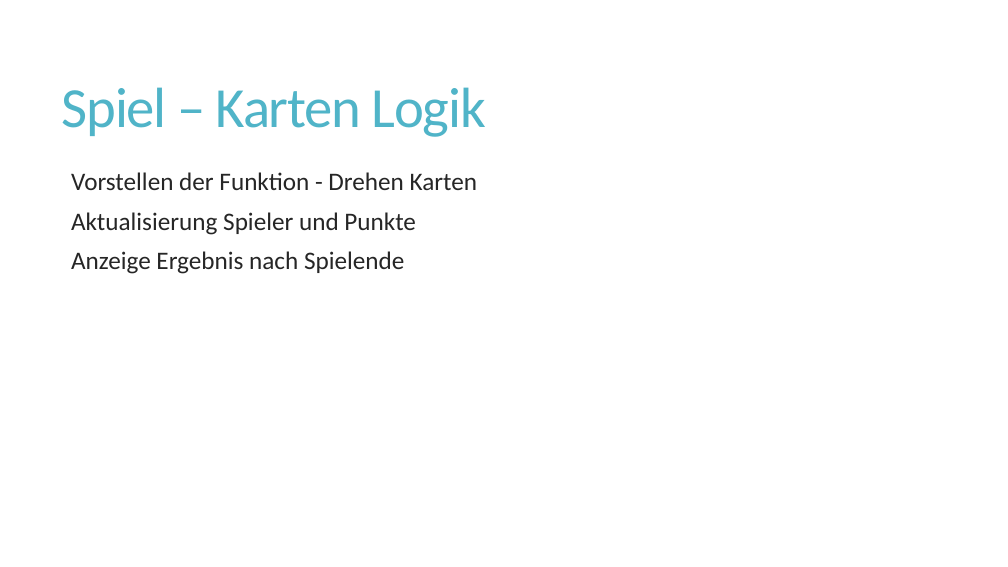
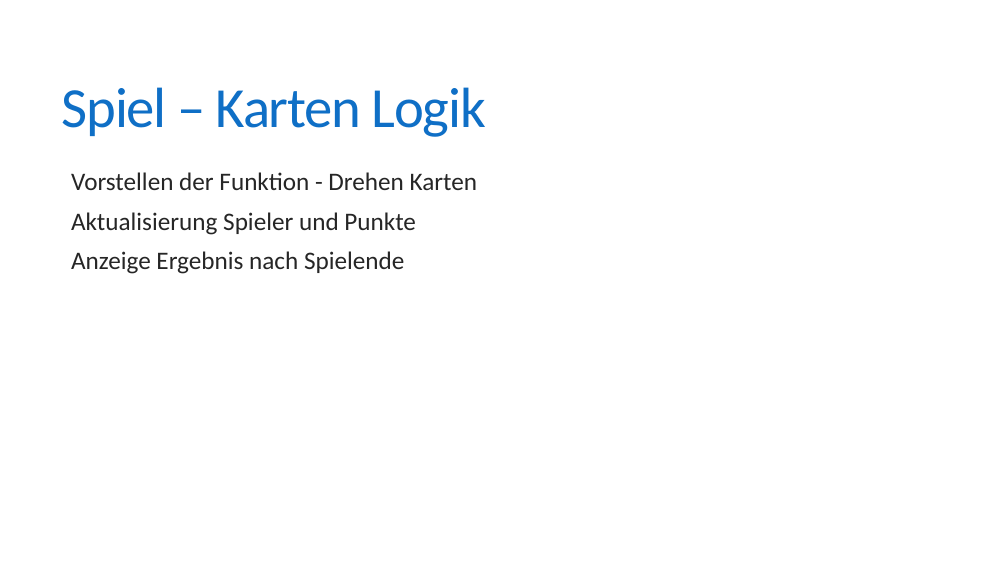
Before and after one commit to fborrmann/memory_game, a slide deck: slide 8 of Memory.pptx (slide 4 before the commit). Drawn at 1008x567 pixels with LibreOffice and Linux fonts; fonts in the diff are those of the drawing. Boxes give left, top, right and bottom in pixels: in the first picture for what was removed or moved away, otherwise in the second. Text is boxed around its words. In the diff, an @@ line names an element or a change of style, - is before the commit and + after.

```diff
--- a/Memory.pptx
+++ b/Memory.pptx
@@ title "Spiel – Karten Logik" at (62,87,486,137): text colour #50B4C8 to #0F6FC6 @@
```
Also in this commit, not shown: 4 other slides changed, 4 slides added.
